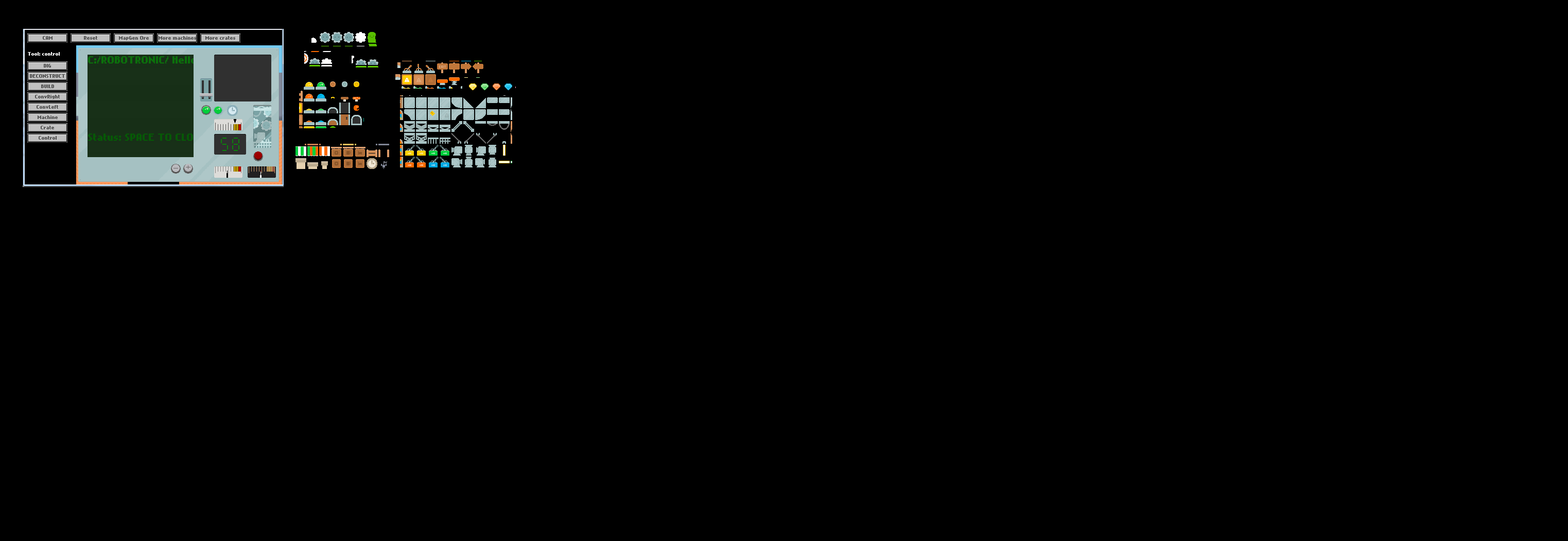
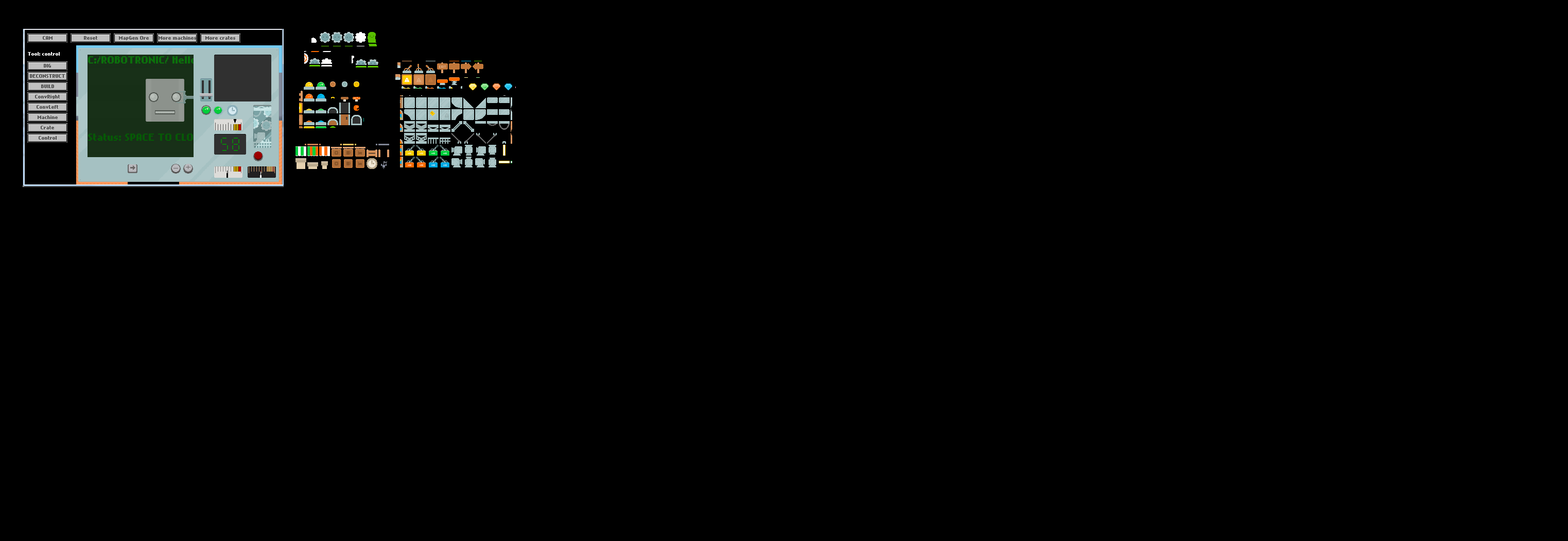
Revision of a layered 1568 x 541 image; what changed, layer by layer:
added group "face" (75%) with 3 layers above "Gruppe 1" over [145, 78, 195, 122]
added layer "Lag 30" in group "face" over [156, 90, 195, 114]
added layer "Lag 29" in group "face" over [148, 92, 182, 115]
added layer "Lag 28" in group "face" over [145, 78, 185, 122]
added group "Gruppe 1" with 2 layers above "button kopier 3" over [127, 164, 138, 173]
added layer "Lag 25 kopier" in group "Gruppe 1" over [130, 165, 136, 170]
added layer "Lag 12 kopier 2" in group "Gruppe 1" over [127, 164, 138, 173]
